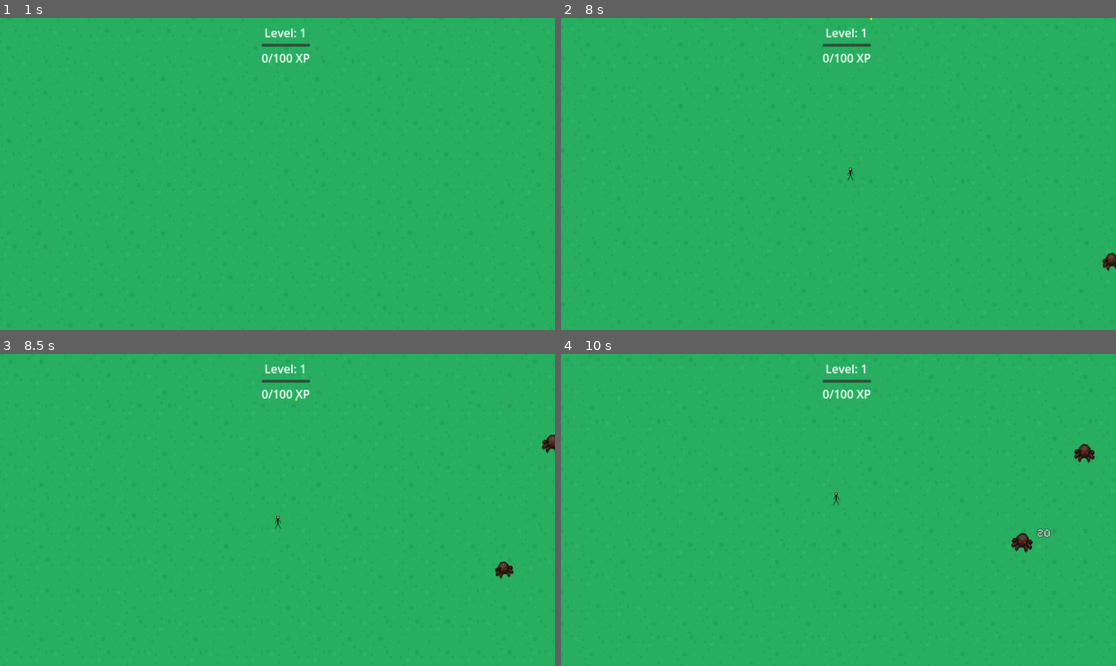
Above: before the commit, frames 1-4 (two rows, left to right).
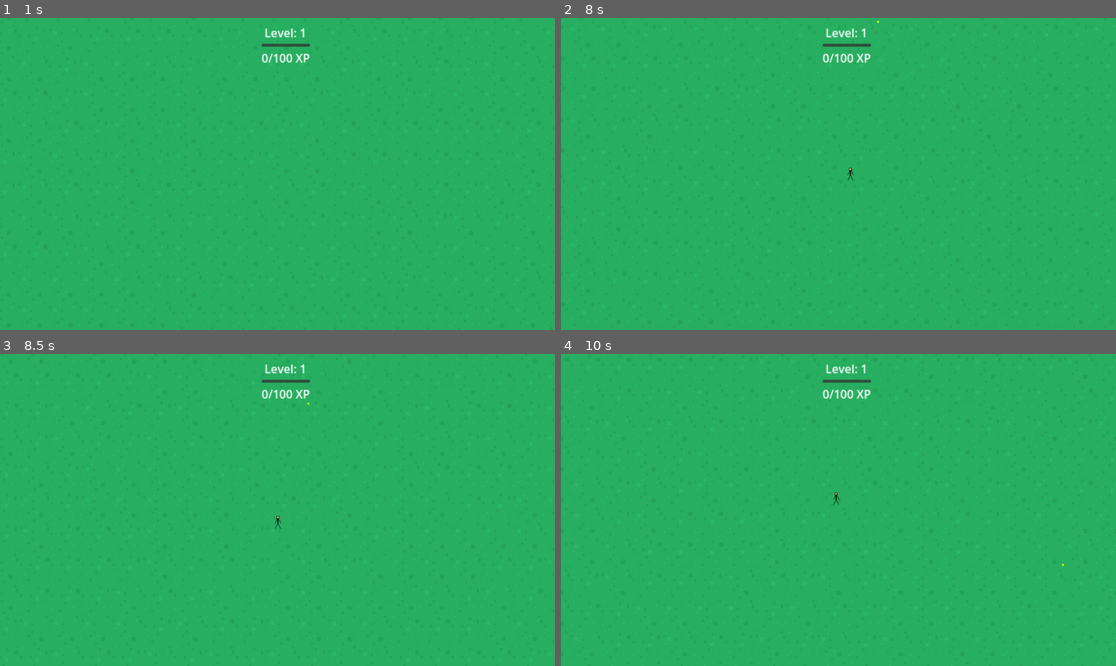
Above: after the commit, the same moments.

Repository: Sephon/PowerupSlayer
Game: Godot game, scene res://scenes/Main.tscn
Same seed, same stepped clock (60 frames per second), same inputs: the game is played once before the commit and once after it.
Inputs:
- Up to frame 1 (1 s): tap Enter at 0.5, 0.6 s; hold D (move_right) from 0.53 s (still down)
- Up to frame 2 (8 s): release D (move_right) at 1.28 s; hold S (move_down) 1.28-2.03 s; tap Enter at 1.35, 2.1, 2.85, 3.6, 4.25, 4.35, 5.1, 5.75, 5.85, 6.6, 7.35 s; hold D (move_right) 2.03-2.78 s; hold W (move_up) 2.78-3.53 s; tap Space at 3.5, 5, 7.25 s; hold A (move_left) 3.53-5.03 s; hold S (move_down) 5.03-5.78 s; hold D (move_right) 5.78-6.53 s; hold W (move_up) 6.53-7.28 s; hold D (move_right) from 7.28 s (still down)
- Up to frame 3 (8.5 s): release D (move_right) at 8.03 s; hold S (move_down) from 8.03 s (still down); tap Enter at 8.1 s
- Up to frame 4 (10 s): release S (move_down) at 8.78 s; hold A (move_left) 8.78-9.53 s; tap Enter at 8.85, 9.6 s; hold W (move_up) from 9.53 s (still down)

Frame 1 is identical in both runs. In frame 2, 0.1% of the frame differs, in the area x 55-100%, y 0-82%; in frame 3, 0.2%; in frame 4, 0.4%, in the area x 81-97%, y 28-68%.

Commit message:
Fixed colission problems

Diff:
--- a/powerupslayer/scripts/enemy/enemy.gd
+++ b/powerupslayer/scripts/enemy/enemy.gd
@@ -112,6 +112,7 @@
 	# Stop all animations and movement
 	if animation_tween:
 		animation_tween.kill()
+		$CollisionShape2D.set_deferred("disabled", true)
 
 	# Create disintegration effect
 	var effect_scene = load("res://scenes/DisintegrationEffect.tscn")
--- a/powerupslayer/scripts/enemy/spawner.gd
+++ b/powerupslayer/scripts/enemy/spawner.gd
@@ -1,6 +1,6 @@
 extends Node2D
 
-@export var spawn_radius := 1500.0
+@export var spawn_radius := 2500.0
 @export var max_enemies := 150
 @export var spawn_interval := .5
 
